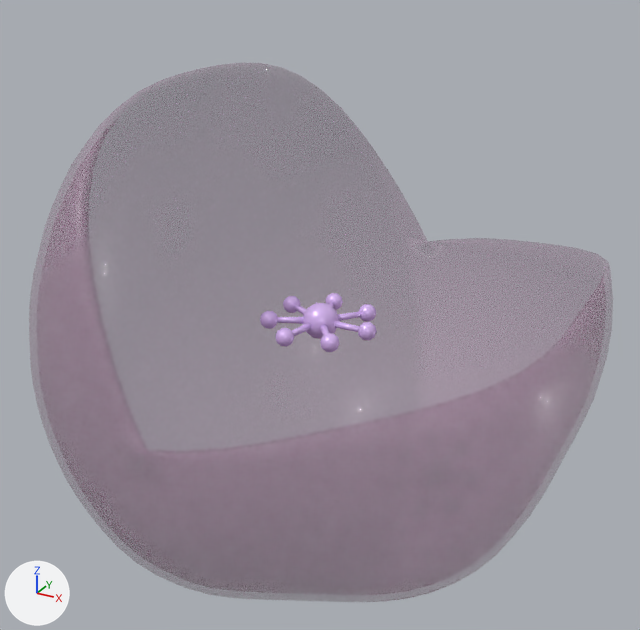
Two versions of the glTF model exports/glb/apoptosome_cell.glb, one commit apart.
Both versions are drawn from a camera (50 mm lens) standing at (8.69, -15.83, 8.05) and looking at (-0.12, 0.19, 0.04). The axes (+X, +Y, +Z) are drawn at lower left. The lights are the same throughout. The first picture is the older version. Vertices at exactly the same position are counted once.

Objects in the first picture: 'Apoptosome_Wheel', 'Cell_Cortex_Cutaway'.
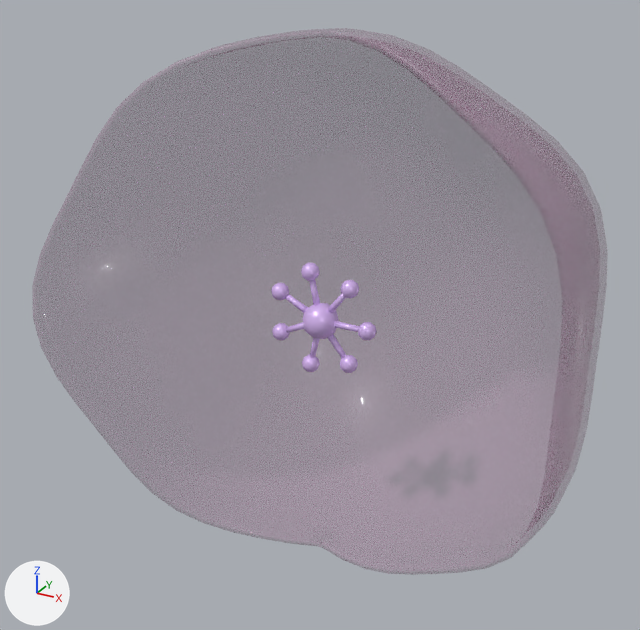
Pixel boxes [x1, y1, x2, y2] of what changed, in the pictures (640 x 630 px; the box of a moved part takes in the faces that stretch with it):
'Cell_Cortex_Cutaway', reshaped
    before: [29, 63, 613, 602]
    after: [32, 28, 608, 575]
'Apoptosome_Wheel', reshaped (9% narrower, 87% taller)
    before: [260, 293, 377, 352]
    after: [271, 262, 377, 373]
part 1 of me_apoptosome_wheel_mesh, moved or reshaped (mostly hidden)
    before: [337, 311, 361, 321]
    after: [328, 294, 345, 313]
part 2 of me_apoptosome_wheel_mesh, moved or reshaped
    before: [359, 304, 376, 322]
    after: [340, 280, 359, 298]
part 3 of me_apoptosome_wheel_mesh, moved or reshaped (mostly hidden)
    before: [329, 302, 335, 307]
    after: [309, 280, 320, 305]
part 4 of me_apoptosome_wheel_mesh, moved or reshaped
    before: [325, 293, 343, 310]
    after: [301, 262, 320, 281]
part 5 of me_apoptosome_wheel_mesh, moved or reshaped (mostly hidden)
    before: [294, 304, 306, 315]
    after: [285, 294, 308, 313]
part 6 of me_apoptosome_wheel_mesh, moved or reshaped
    before: [283, 296, 301, 313]
    after: [271, 282, 289, 300]
part 7 of me_apoptosome_wheel_mesh, moved or reshaped (mostly hidden)
    before: [277, 317, 303, 324]
    after: [286, 322, 304, 333]
part 8 of me_apoptosome_wheel_mesh, moved or reshaped
    before: [260, 310, 277, 329]
    after: [272, 323, 290, 341]
part 9 of me_apoptosome_wheel_mesh, moved or reshaped (mostly hidden)
    before: [292, 323, 311, 336]
    after: [310, 338, 320, 358]
part 10 of me_apoptosome_wheel_mesh, moved or reshaped
    before: [275, 328, 294, 347]
    after: [302, 354, 320, 372]
part 11 of me_apoptosome_wheel_mesh, moved or reshaped (mostly hidden)
    before: [320, 325, 329, 335]
    after: [327, 334, 346, 358]
part 12 of me_apoptosome_wheel_mesh, moved or reshaped
    before: [320, 333, 340, 352]
    after: [340, 355, 358, 373]

The change, as a list of edits to the scene's bpy script:
```text
Change me_apoptosome_wheel_mesh:
    used by ob_apoptosome_wheel; location = (0.0, 0.0, 0.0)
    remove me_apoptosome_wheel_mesh.from_pydata(...)  # 448 vertices, 836 faces; spans x -1.24..1.35, y -1.33..1.33, z -0.42..0.42
    add me_apoptosome_wheel_mesh.from_pydata(...)  # 448 vertices, 836 faces; spans x -1.24..1.35, y -0.42..0.42, z -1.33..1.33
    me_apoptosome_wheel_mesh part 1: the loose piece of 16 vertices spanning x 0.09..0.72, y 0.14..0.88, z -0.09..0.09 is multiplied about the mesh origin by the matrix ((0.389, 0.487, -0.782), (-0.782, 0.623, 0.0), (0.487, 0.611, 0.623))
    me_apoptosome_wheel_mesh part 2: the loose piece of 42 vertices spanning x 0.52..0.92, y 0.69..1.11, z -0.21..0.21 is moved by (0.0, -0.9, 0.9)
    me_apoptosome_wheel_mesh part 3: the loose piece of 16 vertices spanning x -0.3..0.03, y 0.22..1.07, z -0.09..0.09 is multiplied about the mesh origin by the matrix ((0.05, -0.217, 0.975), (0.975, 0.223, 0.0), (-0.217, 0.95, 0.223))
    me_apoptosome_wheel_mesh part 4: the loose piece of 42 vertices spanning x -0.46..-0.06, y 0.91..1.33, z -0.21..0.21 is moved by (0.0, -1.12, 1.12)
    me_apoptosome_wheel_mesh part 5: the loose piece of 16 vertices spanning x -1.0..-0.19, y 0.03..0.53, z -0.09..0.09 is multiplied about the mesh origin by the matrix ((0.812, -0.391, 0.434), (0.434, 0.901, 0.0), (-0.391, 0.188, 0.901))
    me_apoptosome_wheel_mesh part 6: the loose piece of 42 vertices spanning x -1.24..-0.84, y 0.29..0.71, z -0.21..0.21 is moved by (0.0, -0.5, 0.5)
    me_apoptosome_wheel_mesh part 7: the loose piece of 16 vertices spanning x -1.0..-0.19, y -0.53..-0.03, z -0.09..0.09 is multiplied about the mesh origin by the matrix ((0.812, 0.391, -0.434), (-0.434, 0.901, 0.0), (0.391, 0.188, 0.901))
    me_apoptosome_wheel_mesh part 8: the loose piece of 42 vertices spanning x -1.24..-0.84, y -0.71..-0.29, z -0.21..0.21 is moved by (0.0, 0.5, -0.5)
    me_apoptosome_wheel_mesh part 9: the loose piece of 16 vertices spanning x -0.3..0.03, y -1.07..-0.22, z -0.09..0.09 is multiplied about the mesh origin by the matrix ((0.05, 0.217, 0.975), (0.975, -0.223, 0.0), (0.217, 0.95, -0.223))
    me_apoptosome_wheel_mesh part 10: the loose piece of 42 vertices spanning x -0.46..-0.06, y -1.33..-0.91, z -0.21..0.21 is moved by (0.0, 1.12, -1.12)
    me_apoptosome_wheel_mesh part 11: the loose piece of 16 vertices spanning x 0.09..0.72, y -0.88..-0.14, z -0.09..0.09 is multiplied about the mesh origin by the matrix ((0.389, -0.487, 0.782), (0.782, 0.623, 0.0), (-0.487, 0.611, 0.623))
    me_apoptosome_wheel_mesh part 12: the loose piece of 42 vertices spanning x 0.52..0.92, y -1.11..-0.69, z -0.21..0.21 is moved by (0.0, 0.9, -0.9)
Change me_cell_cortex_cutaway_mesh:
    used by ob_cell_cortex_cutaway; location = (0.0, 0.0, 0.0)
    remove me_cell_cortex_cutaway_mesh.from_pydata(...)  # 2174 vertices, 4344 faces; spans x -6.46..5.93, y -6.2..6.2, z -6.32..5.27
    add me_cell_cortex_cutaway_mesh.from_pydata(...)  # 2174 vertices, 4344 faces; spans x -6.47..5.93, y -2.94..6.31, z -6.2..6.2
    me_cell_cortex_cutaway_mesh part 13: 2174 of 2174 vertices moved; they spanned x -6.46..5.93, y -6.2..6.2, z -6.32..5.27 and now span x -6.47..5.93, y -2.94..6.31, z -6.2..6.2; mean shift (0.31, 1.87, 1.04)
```
